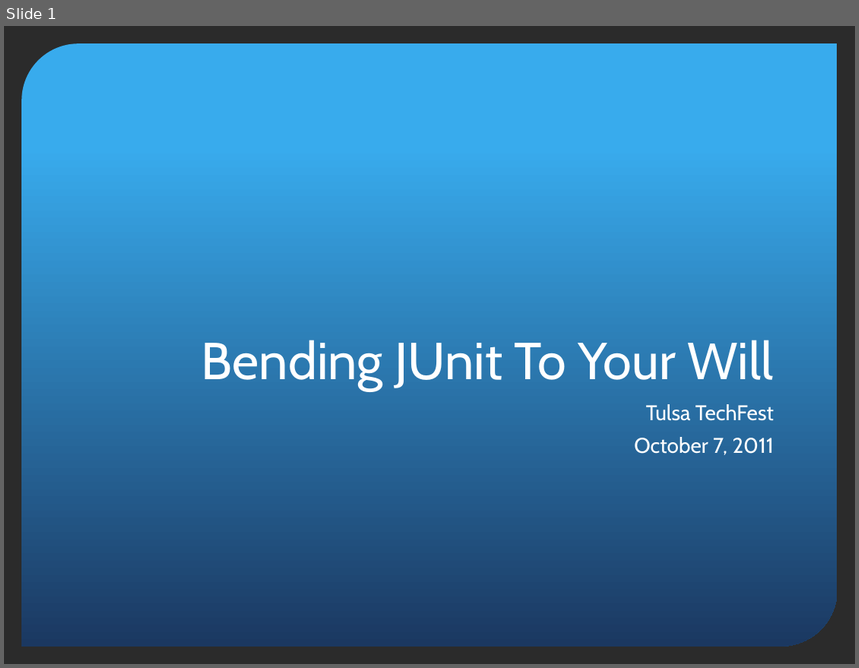
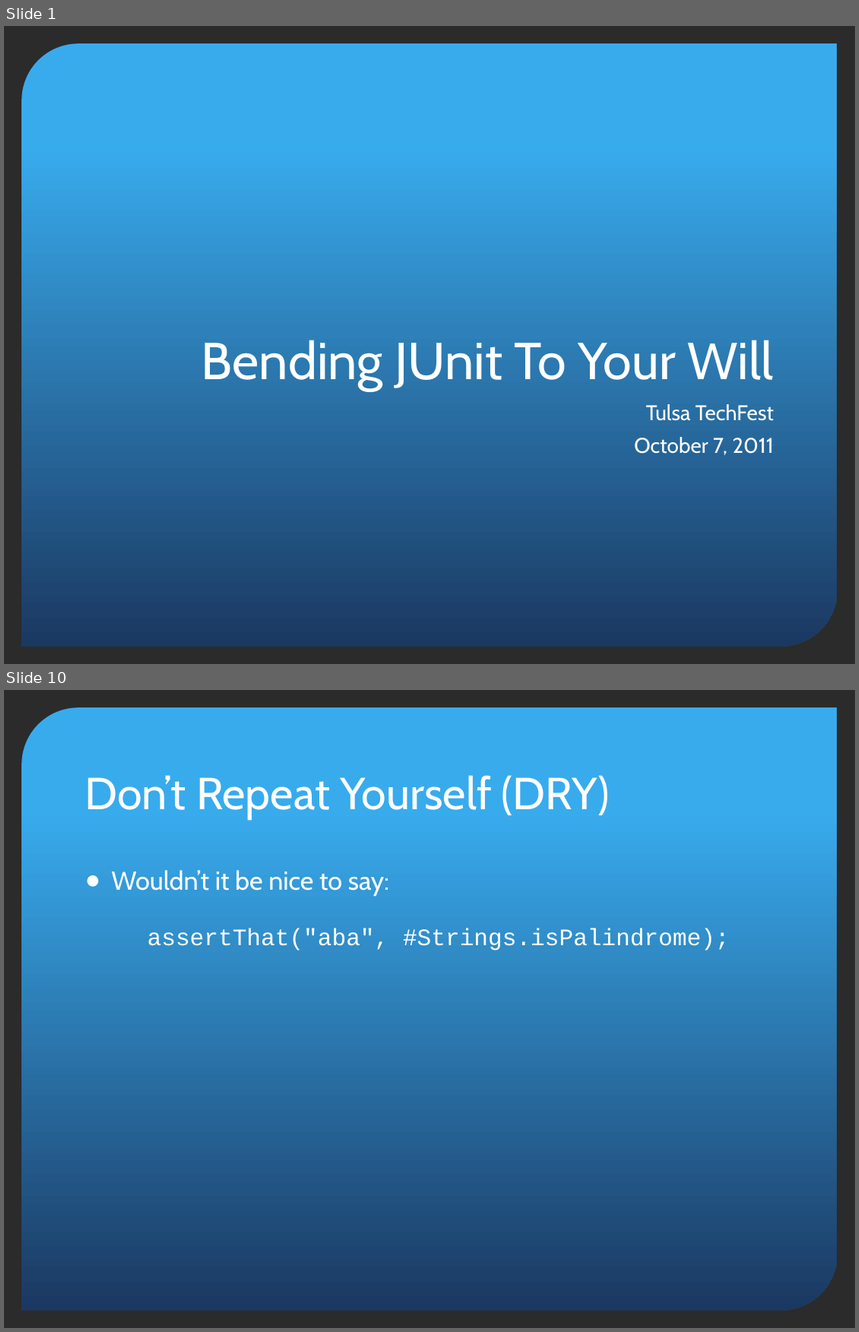
Before and after one commit to pholser/bending-junit, a slide deck: bending-junit.pptx. Shown one above the other, each under a label of ours: slide 1 before the commit, slides 1 and 10 after it; the slides between them are not shown. The pictures are 859x668 and 859x1332 pixels, drawn with LibreOffice and Linux fonts; fonts in the diff are those of the drawing; background and template pictures are left out; a plain dark background stands for a picture behind light text. Boxes give left, top, right and bottom in pixels: in the first picture for what was removed or moved away, otherwise in the second. Text is boxed around its words. In the diff, an @@ line names an element or a change of style, - is before the commit and + after.

Commit message:
Adding slides, adding factory method to PredicateMatcher, assuming Predicates respond to toString() sensibly, and as though they could be a SAM type.

```diff
--- a/bending-junit.pptx
+++ b/bending-junit.pptx
@@ slide 10 added at [4,690,855,1328], background picture (left out); not listed: 1 template element that a slide beside it also shows @@
@@ title added at [85,775,610,819], 38 pt, text #FFFFFF @@
+Don’t Repeat Yourself (DRY)
@@ text added at [111,870,730,951], 20 pt, text #FFFFFF @@
+● Wouldn’t it be nice to say:
+assertThat("aba", #Strings.isPalindrome);
```
Also in this commit, not shown: 8 other slides added, 3 other files.
